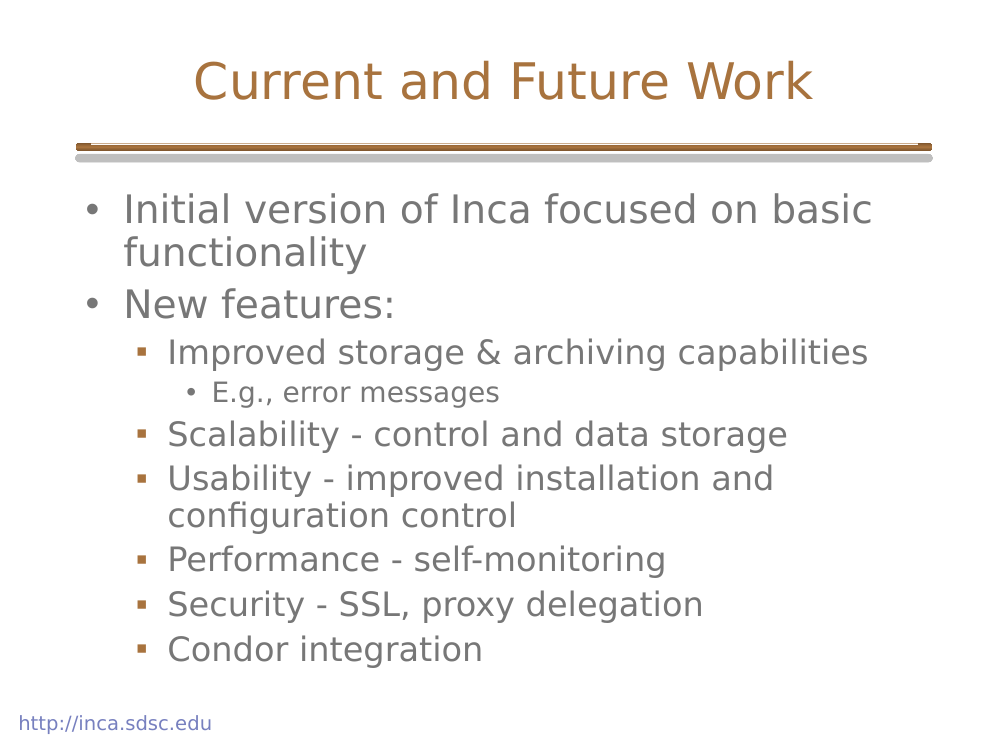
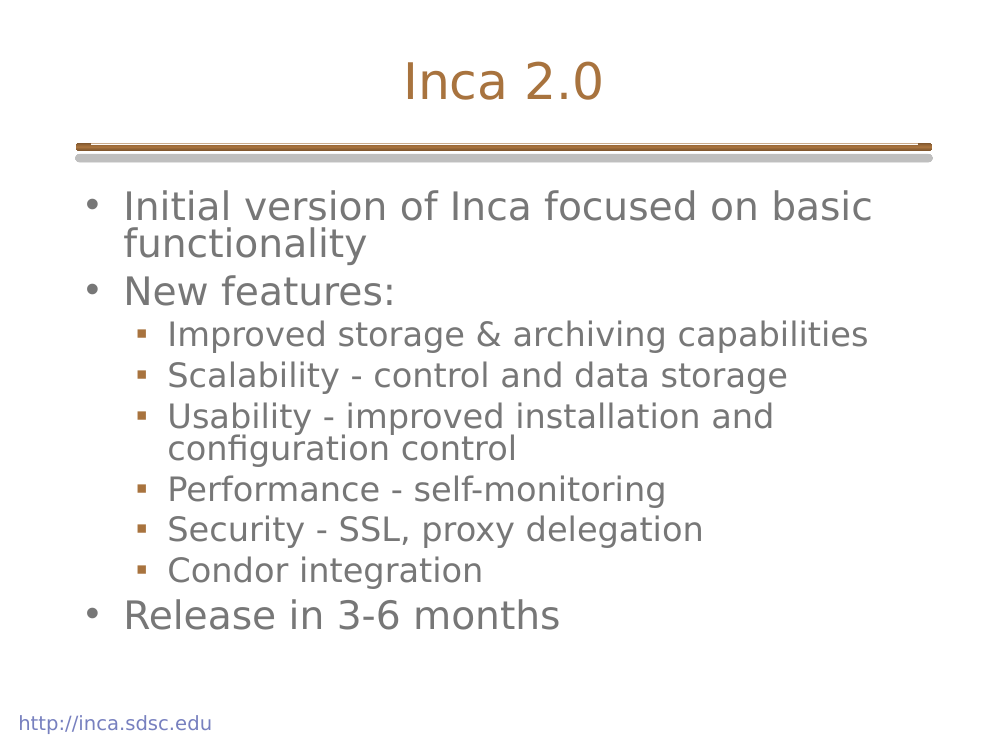
Before and after one commit to IncaProject/inca-xsede, a slide deck: slide 23 of talks/inca_GPW_06-2005.ppt (slide 22 before the commit). Drawn at 1008x756 pixels with LibreOffice and Linux fonts; fonts in the diff are those of the drawing; background and template pictures are left out. Boxes give left, top, right and bottom in pixels: in the first picture for what was removed or moved away, otherwise in the second. Text is boxed around its words. In the diff, an @@ line names an element or a change of style, - is before the commit and + after.

```diff
--- a/talks/inca_GPW_06-2005.ppt
+++ b/talks/inca_GPW_06-2005.ppt
@@ title at box(403, 61, 604, 100): text changed @@
-Current and Future Work
+Inca 2.0
@@ text at box(123, 190, 873, 589): line spacing 0.9 to 0.8 @@
@@ text at box(212, 381, 500, 408): paragraph removed @@
-    • E.g., error messages
@@ text at box(123, 599, 561, 630): paragraph added @@
+• Release in 3-6 months
```
Also in this commit, not shown: 6 other slides changed, 1 slide added.
